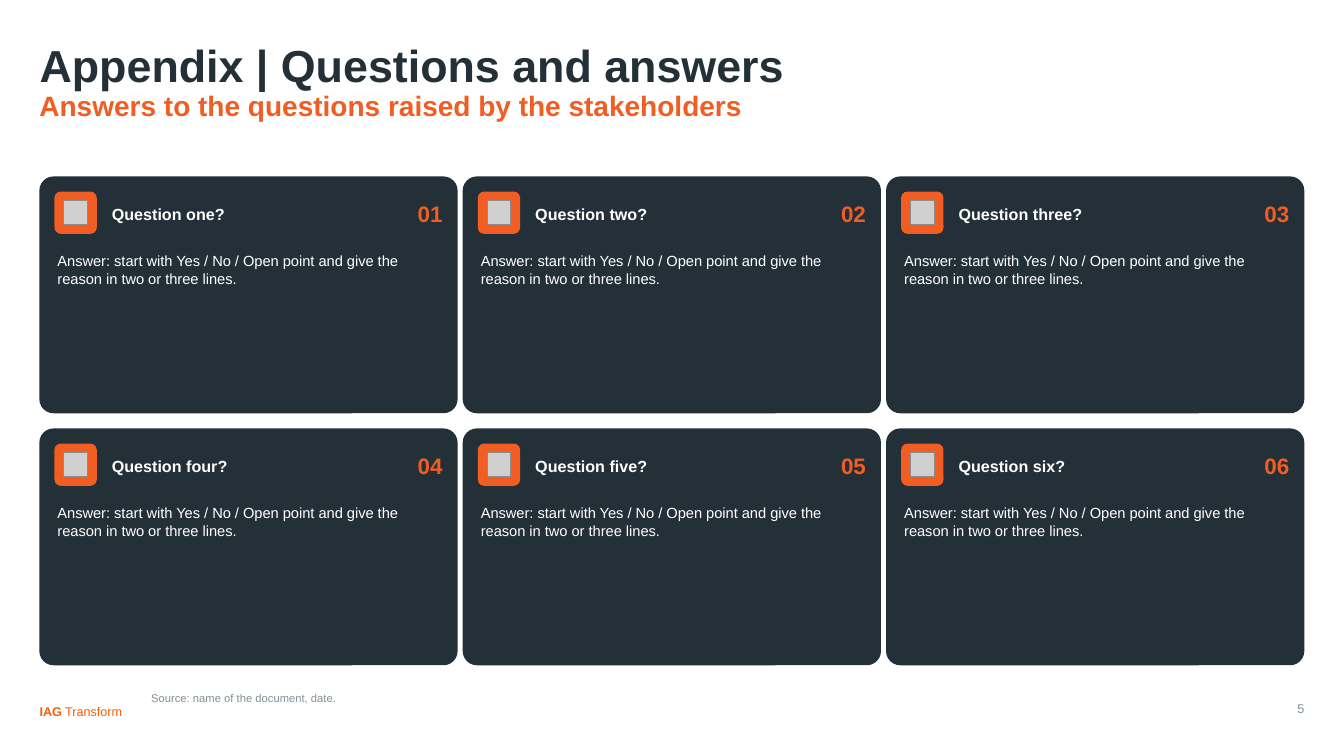
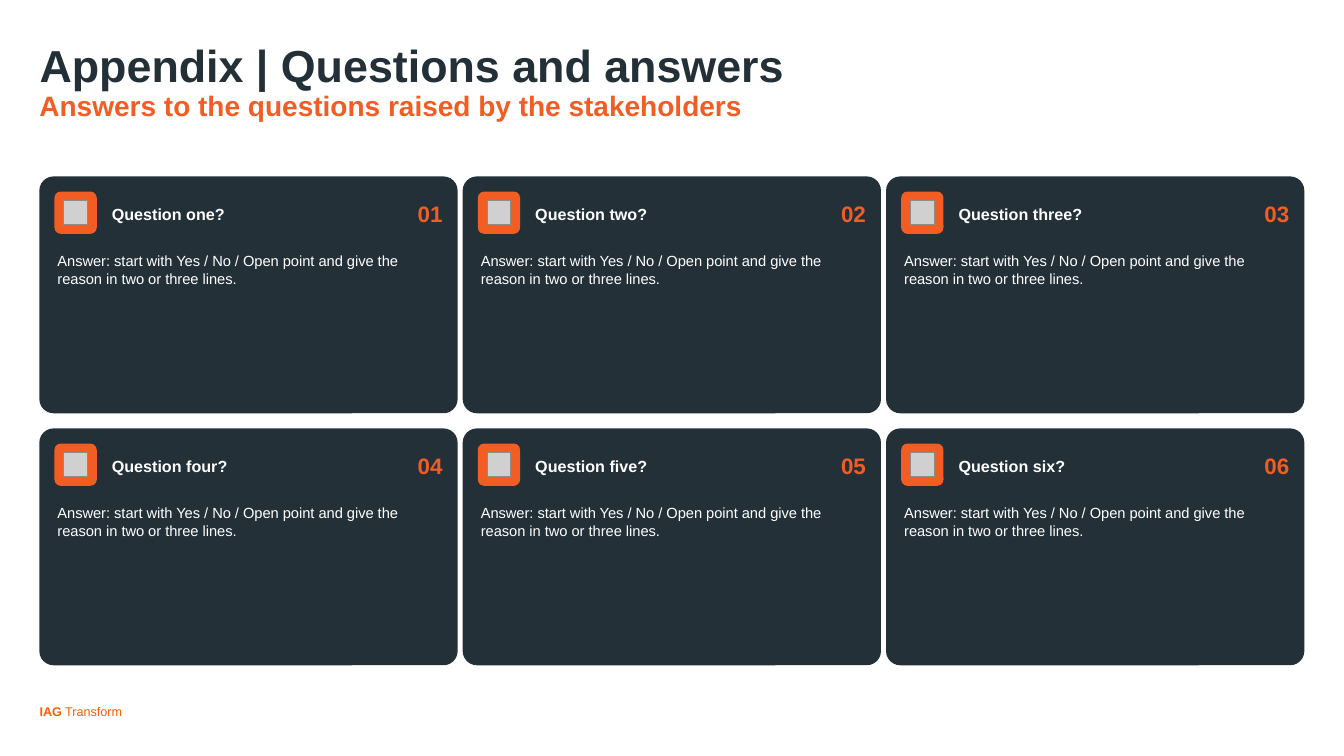
Before and after one commit to PRemealntt/iag-slides, a slide deck: slide 5 of skills/iag-slides/assets/examples/patterns-example.pptx. Drawn at 1344x756 pixels with LibreOffice and Linux fonts; fonts in the diff are those of the drawing; grey boxes stand for pictures; background and template pictures are left out. Boxes give left, top, right and bottom in pixels: in the first picture for what was removed or moved away, otherwise in the second. Text is boxed around its words. In the diff, an @@ line names an element or a change of style, - is before the commit and + after.

```diff
--- a/skills/iag-slides/assets/examples/patterns-example.pptx
+++ b/skills/iag-slides/assets/examples/patterns-example.pptx
@@ text removed at (x1=151, y1=694, x2=336, y2=703) @@
-Source: name of the document, date.
@@ page number removed at (x1=1297, y1=704, x2=1304, y2=713) @@
-5
```
Also in this commit, not shown: 9 other slides changed, 6 slides added, 8 other files.
